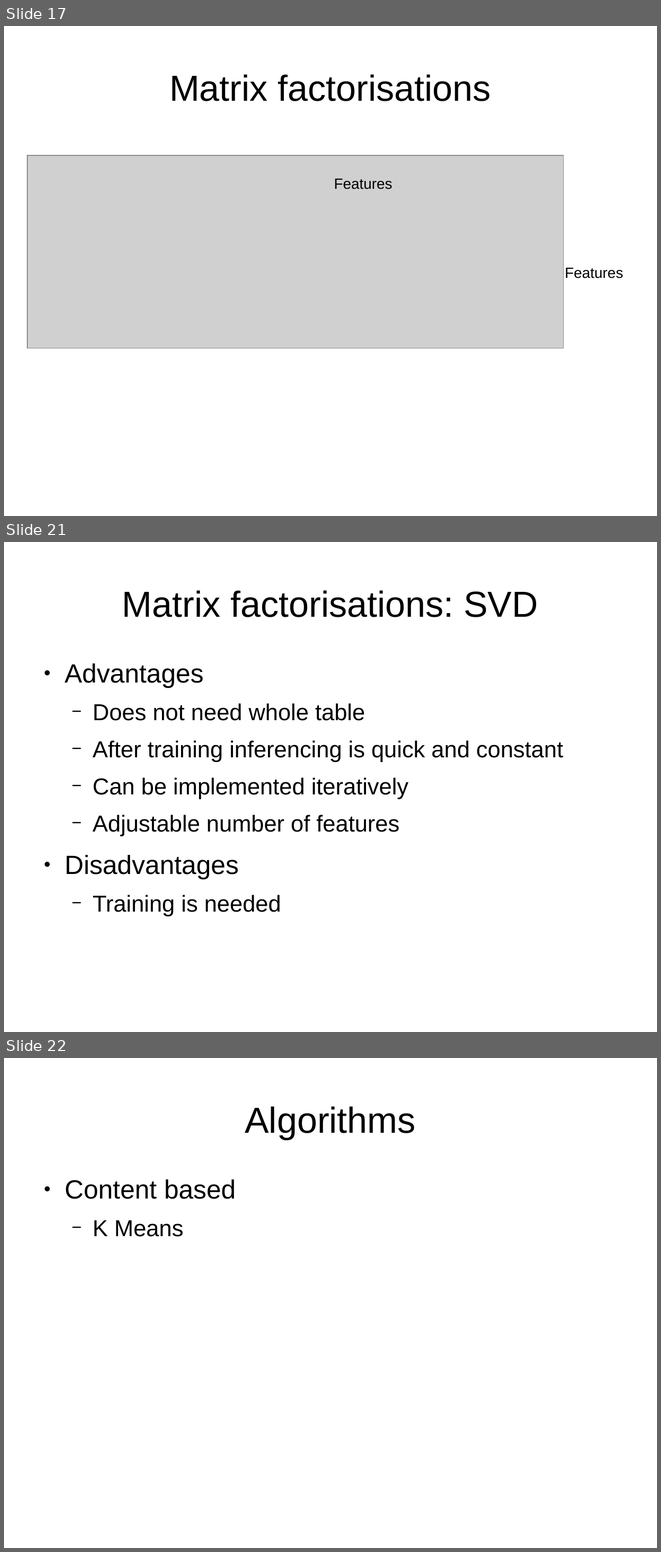
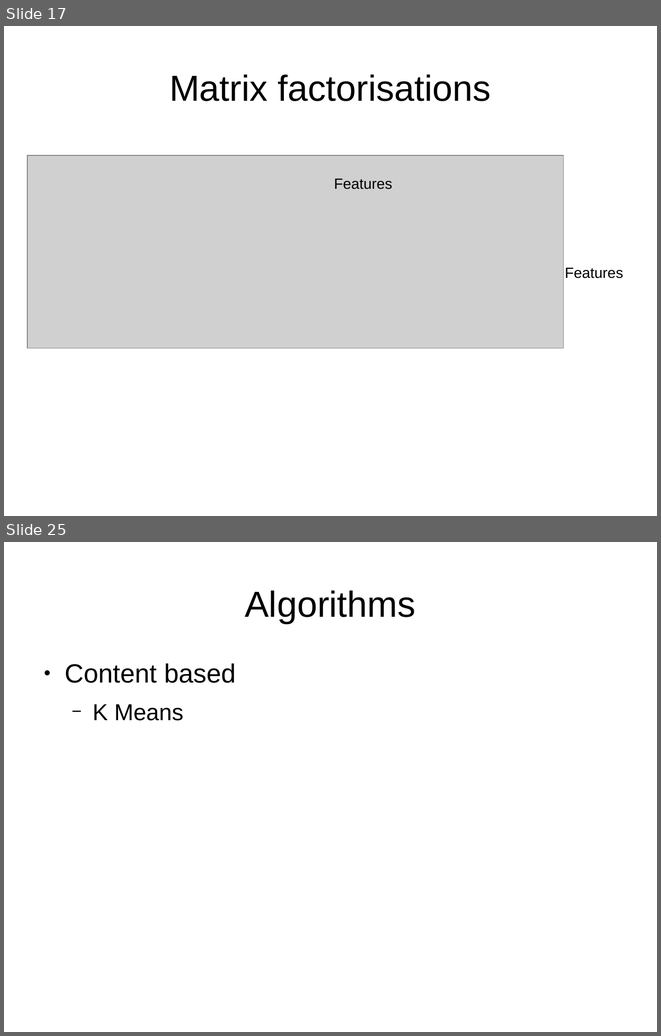
Before and after one commit to DriesSmit/Recommendation-System, a slide deck: Presentation.odp. Shown one above the other, each under a label of ours: slides 17, 21 and 22 before the commit, slides 17 and 25 after it; the slides between them are not shown. The pictures are 661x1552 and 661x1036 pixels, drawn with LibreOffice and Linux fonts; fonts in the diff are those of the drawing; grey boxes stand for pictures. Boxes give left, top, right and bottom in pixels: in the first picture for what was removed or moved away, otherwise in the second. Text is boxed around its words. In the diff, an @@ line names an element or a change of style, - is before the commit and + after.

```diff
--- a/Presentation.odp
+++ b/Presentation.odp
@@ slide 21 removed at box(4, 542, 657, 1032), background #FFFFFF @@
@@ title removed at box(122, 590, 538, 617) @@
-Matrix factorisations: SVD
@@ text removed at box(64, 663, 563, 916) @@
-● Advantages
-  − Does not need whole table
-  − After training inferencing is quick and constant
-  − Can be implemented iteratively
-  − Adjustable number of features
-● Disadvantages
-  − Training is needed
@@ what was slide 22 is now slide 25 @@
```
Also in this commit, not shown: 3 slides changed, 11 slides added, 4 other files.
